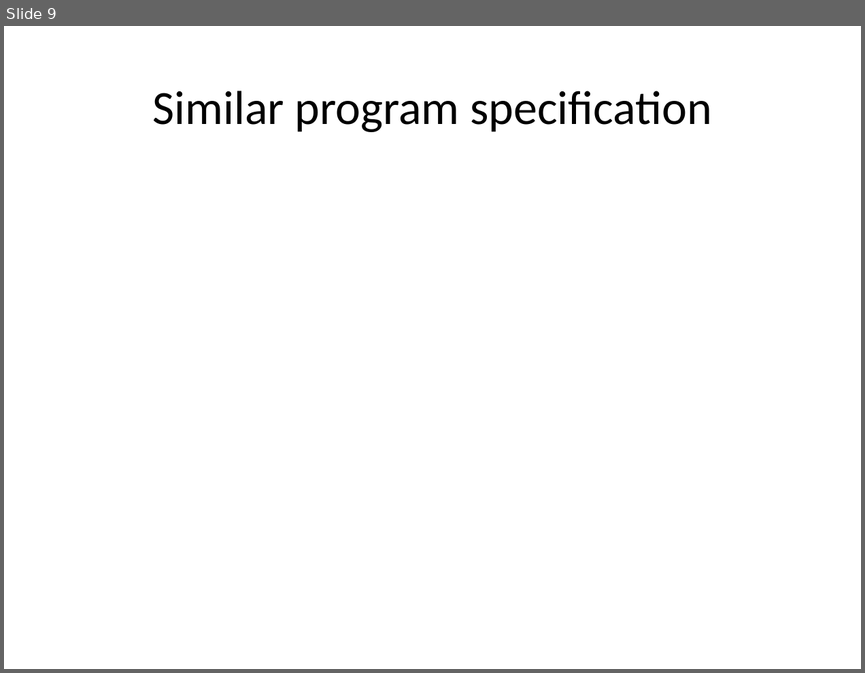
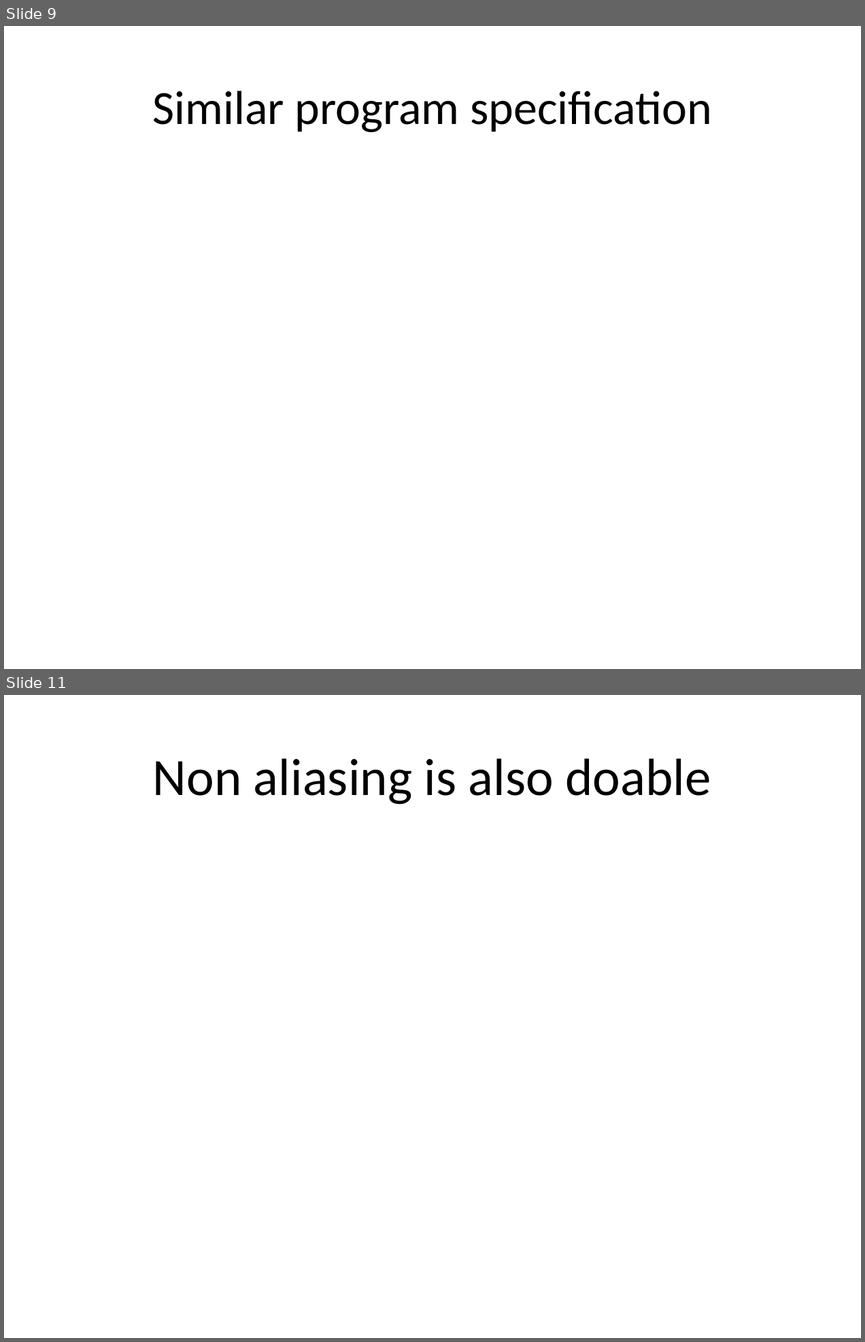
Before and after one commit to xiaohe27/Papers4Courses, a slide deck: FM/presentations/Overview of Separation Logic.ppt. Shown one above the other, each under a label of ours: slide 9 before the commit, slides 9 and 11 after it; the slides between them are not shown. The pictures are 865x673 and 865x1342 pixels, drawn with LibreOffice and Linux fonts; fonts in the diff are those of the drawing. Boxes give left, top, right and bottom in pixels: in the first picture for what was removed or moved away, otherwise in the second. Text is boxed around its words. In the diff, an @@ line names an element or a change of style, - is before the commit and + after.

```diff
--- a/FM/presentations/Overview of Separation Logic.ppt
+++ b/FM/presentations/Overview of Separation Logic.ppt
@@ slide 11 added at bbox=[4, 695, 861, 1338], background #FFFFFF @@
@@ title added at bbox=[153, 758, 711, 804], 44 pt, text #000000 @@
+Non aliasing is also doable
```
Also in this commit, not shown: 1 slide changed.
